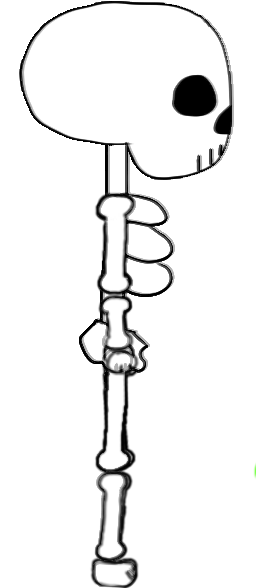
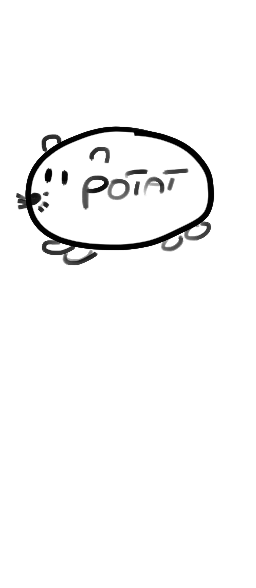
Layered file, before and after one edit (256px x 588px). Changes by layer:
renamed "SkeletonRight1.png" to "Warstwa malowania 1", showed it, painted on it over box(16, 1, 256, 588)
removed layer "Warstwa malowania 1 (wklejone)" (was 30%) over box(16, 1, 256, 588)
removed layer "Head.png" over box(16, 1, 234, 444)
removed group "Right arm" (3 layers) over box(47, 190, 181, 418)
removed layer "Hand.png" (1st of 2, in "Right arm") from group "Right arm" over box(80, 345, 150, 409)
removed layer "LowerArm.png" (1st of 2, in "Right arm") from group "Right arm" over box(79, 290, 167, 418)
removed layer "UpperArm.png" (1st of 2, in "Right arm") from group "Right arm" over box(47, 190, 175, 318)
removed group "Right leg" (3 layers) over box(79, 339, 256, 588)
removed layer "Feet.png" from group "Right leg" over box(90, 435, 256, 588)
removed layer "LowerLeg.png" from group "Right leg" over box(90, 407, 139, 588)
removed layer "UpperLeg.png" from group "Right leg" over box(79, 339, 150, 531)
removed layer "Body.png" over box(78, 126, 206, 445)
removed group "Left leg" (3 layers) over box(79, 281, 171, 588)
removed layer "LeftFeet.png" from group "Left leg" over box(90, 554, 139, 588)
removed layer "LeftLowerLeg.png" from group "Left leg" over box(90, 406, 135, 588)
removed layer "LeftUpperLeg.png" from group "Left leg" over box(85, 281, 149, 537)
removed group "Left arm" (3 layers) over box(86, 132, 164, 420)
removed layer "Hand.png" (2nd of 2, in "Left arm") from group "Left arm" over box(100, 292, 164, 420)
removed layer "LowerArm.png" (2nd of 2, in "Left arm") from group "Left arm" over box(89, 232, 153, 360)
removed layer "UpperArm.png" (2nd of 2, in "Left arm") from group "Left arm" over box(86, 132, 150, 324)
showed "Tło", painted on it over box(16, 1, 256, 588)
